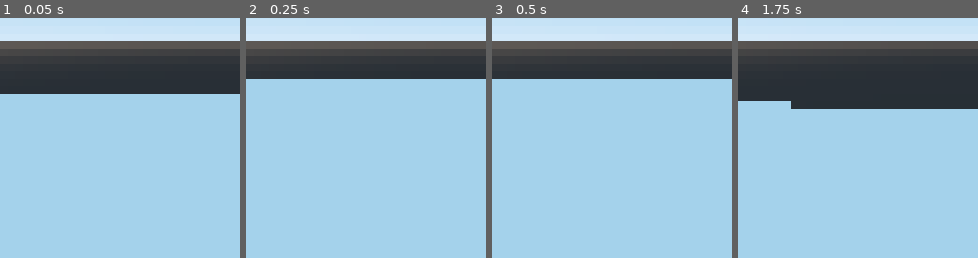
Above: before the commit, frames 1-4 (left to right).
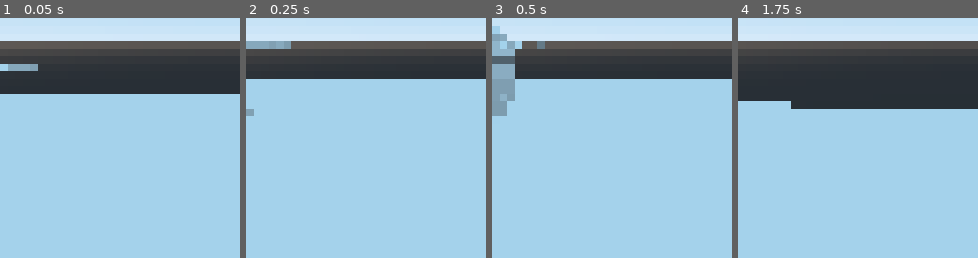
Above: after the commit, the same moments.

Repository: lmedinam/molags-curse
Game: Godot game, scene res://level/level.tscn
Same seed, same stepped clock (60 frames per second), same inputs: the game is played once before the commit and once after it.
Inputs (mouse positions are % of the whole screen's width and height, from its top left):
- Up to frame 1 (0.05 s): no input
- Up to frame 2 (0.25 s): no input
- Up to frame 3 (0.5 s): no input
- Up to frame 4 (1.75 s): move the mouse to (55, 50) at 0.52 s; hold E (action) 0.53-1.28 s; hold Up (ui_up) from 0.53 s (still down); click (55, 50) at 0.8 s; move the mouse to (45, 50) at 1.27 s; click (45, 50) at 1.35 s; tap E (action) at 1.55 s
The pictures show only the part of the screen within x 0-50%, y 45-95%; the shares and areas given below are measured in that part.

The runs differ from the first frame. In frame 1, 0.5% of the frame differs, in the area x 0-16%, y 19-23%; in frame 2, 0.7%; in frame 3, 3.3%, in the area x 0-23%, y 3-41%; in frame 4, nothing differs.

Commit message:
Zombie face to player and knockback on hit

Diff:
--- a/enemies/zombie.gd
+++ b/enemies/zombie.gd
@@ -1,4 +1,34 @@
 extends KinematicBody
 
-func hit():
-	print_debug("Zombie got hit")
+const KNOCKBACK_SPEED = 30
+
+var knockback = 0
+var knockback_dir = Vector3()
+
+func hit(knockback: Vector3):
+	if self.knockback <= 0:
+		knockback_dir = knockback * 10
+		self.knockback = 0.2
+
+func _physics_process(delta):
+	turn_face(GameManager.player, delta)
+
+	var direction = Vector3()
+	direction -= transform.basis.z
+
+	if knockback > 0:
+		direction += knockback_dir * delta * KNOCKBACK_SPEED
+		knockback -= delta
+
+	move_and_slide(direction, Vector3(0, 1, 0))
+
+func turn_face(target, delta):
+	var current_rotation = Quat(global_transform.basis)
+
+	# Let's this function do all the work for us
+	look_at(target.global_transform.origin, Vector3.UP)
+	var target_rotation = Quat(global_transform.basis)
+
+	# Interpolate rotation
+	var next_rotation = current_rotation.slerp(target_rotation, delta* 3)
+	global_transform.basis = Basis(next_rotation)
--- a/enemies/zombie.tscn
+++ b/enemies/zombie.tscn
@@ -12,4 +12,4 @@
 shape = ExtResource( 2 )
 
 [node name="Mesh" parent="." instance=ExtResource( 1 )]
-transform = Transform( 1, 0, 0, 0, 1, 0, 0, 0, 1, 0, 0.85, 0 )
+transform = Transform( -1, 0, 3.25841e-07, 0, 1, 0, -3.25841e-07, 0, -1, 0, 0.85, 0 )
--- a/game_manager.gd
+++ b/game_manager.gd
@@ -1,6 +1,7 @@
 extends Node
 
 onready var viewport = get_viewport()
+var player: KinematicBody
 
 func _ready():
 	Input.set_mouse_mode(Input.MOUSE_MODE_CAPTURED)
--- a/player/player.gd
+++ b/player/player.gd
@@ -16,6 +16,7 @@
 var head_st: AnimationNodeStateMachinePlayback
 
 func _ready():
+	GameManager.player = self
 	head_st = head_at.get("parameters/playback")
 	head_st.start("idle")
 
@@ -47,7 +48,7 @@
 		var bodies = hit_area.get_overlapping_bodies()
 		for body in bodies:
 			if body.has_method("hit"):
-				body.hit()
+				body.hit(-$Objects.transform.basis.z)
 
 func _physics_process(delta):
 	var c_basis = $Head/Camera.global_transform.basis
